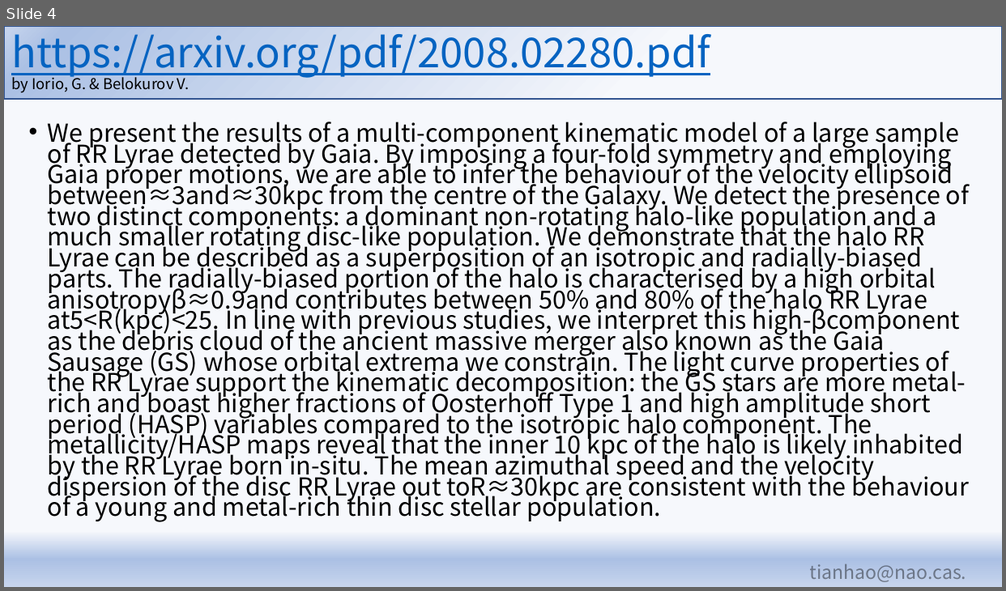
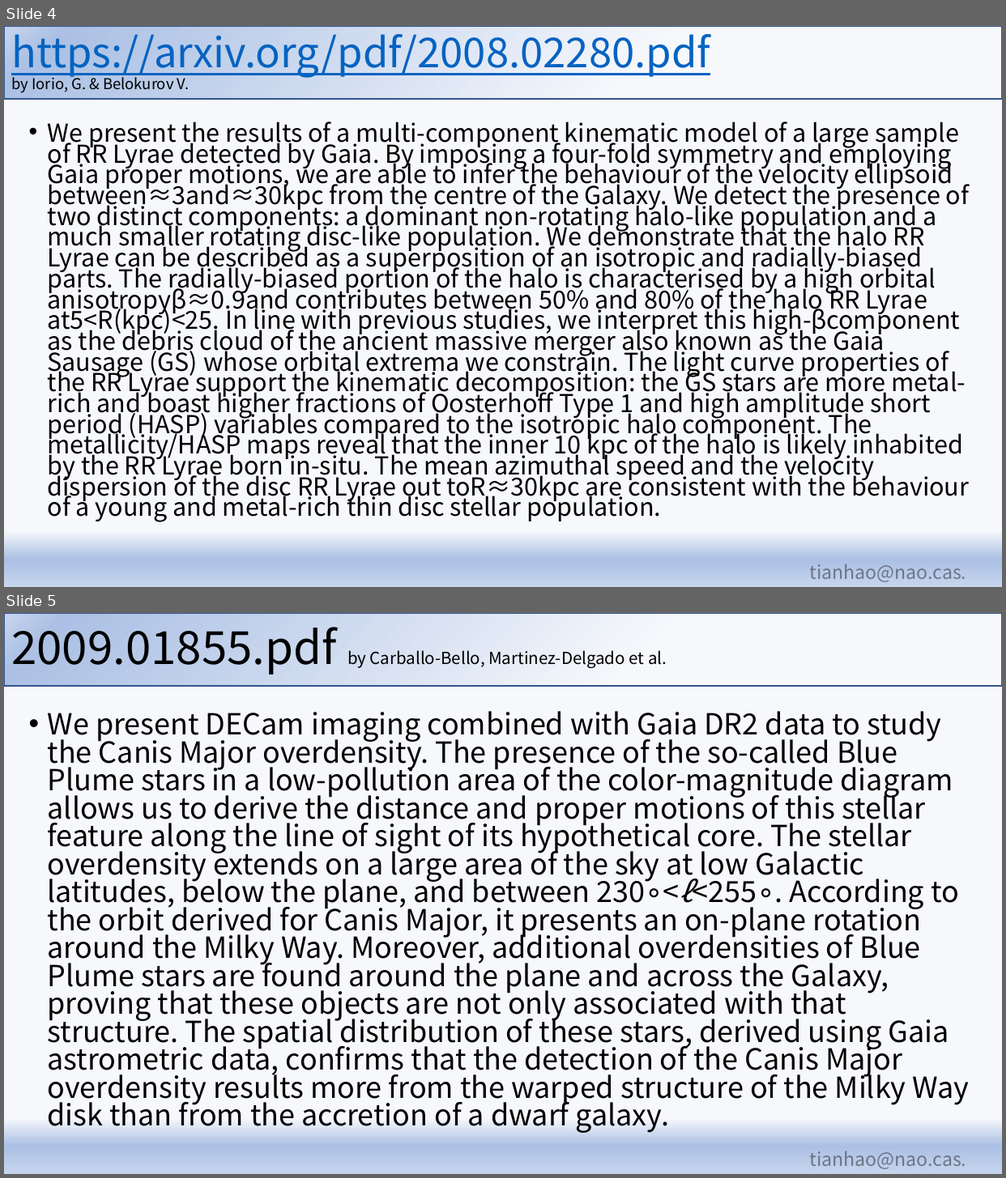
Before and after one commit to ht1an/interest_paper, a slide deck: arxiv_summary.pptx. Shown one above the other, each under a label of ours: slide 4 before the commit, slides 4 and 5 after it. The pictures are 1006x591 and 1006x1178 pixels, drawn with LibreOffice and Linux fonts; fonts in the diff are those of the drawing; background and template pictures are left out. Boxes give left, top, right and bottom in pixels: in the first picture for what was removed or moved away, otherwise in the second. Text is boxed around its words. In the diff, an @@ line names an element or a change of style, - is before the commit and + after.

Commit message:
update

```diff
--- a/arxiv_summary.pptx
+++ b/arxiv_summary.pptx
@@ slide 5 added at (4, 613, 1002, 1174), background gradient #F6F8FC to #ABC0E4 to #C7D5ED; not listed: 2 template elements that a slide beside it also shows @@
@@ title added at (11, 627, 667, 675), 16 pt, text #000000 @@
+2009.01855.pdf by Carballo-Bello, Martinez-Delgado et al.
@@ text added at (48, 711, 970, 1133), 28 pt, text #000000 @@
+• We present DECam imaging combined with Gaia DR2 data to study the Canis Major overdensity. The presence of the so-called Blue Plume stars in a low-pollution area of the color-magnitude diagram allows us to derive the distance and proper motions of this stellar feature along the line of sight of its hypothetical core. The stellar overdensity extends on a large area of the sky at low Galactic latitudes, below the plane, and between 230∘<ℓ<255∘. According to the orbit derived for Canis Major, it presents an on-plane rotation around the Milky Way. Moreover, additional overdensities of Blue Plume stars are found around the plane and across the Galaxy, proving that these objects are not only associated with that structure. The spatial distribution of these stars, derived using Gaia astrometric data, confirms that the detection of the Canis Major overdensity results more from the warped structure of the Milky Way disk than from the accretion of a dwarf galaxy.
```
Also in this commit, not shown: 1 slide removed.
